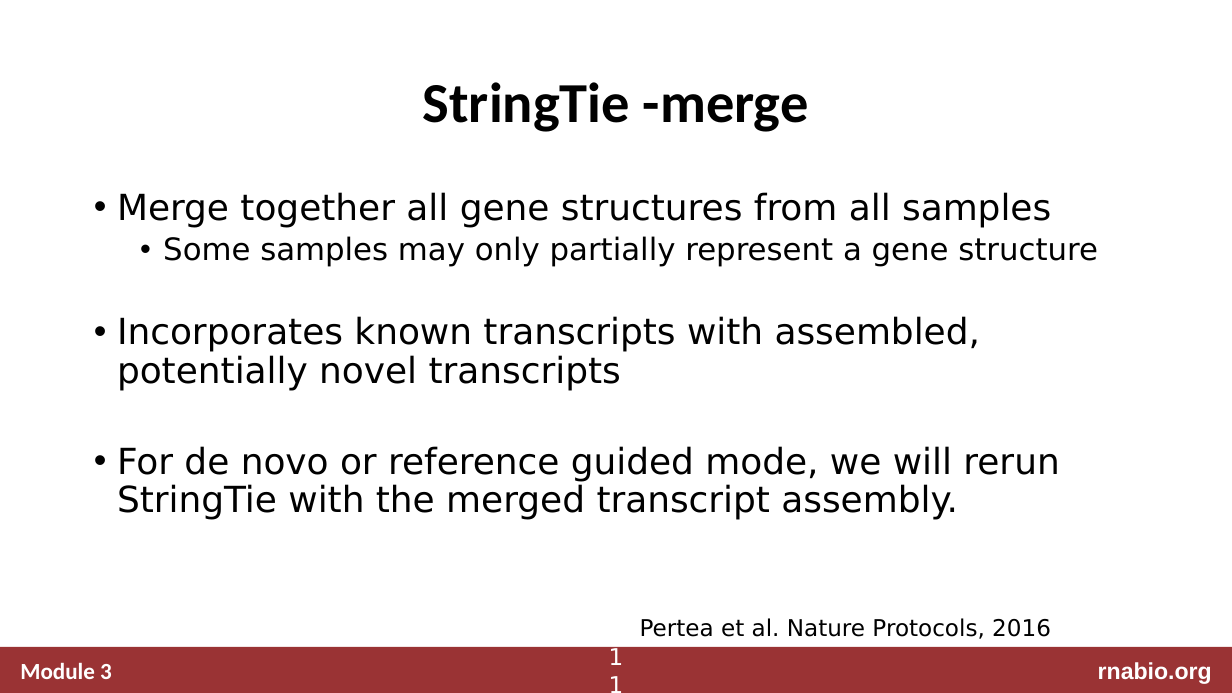
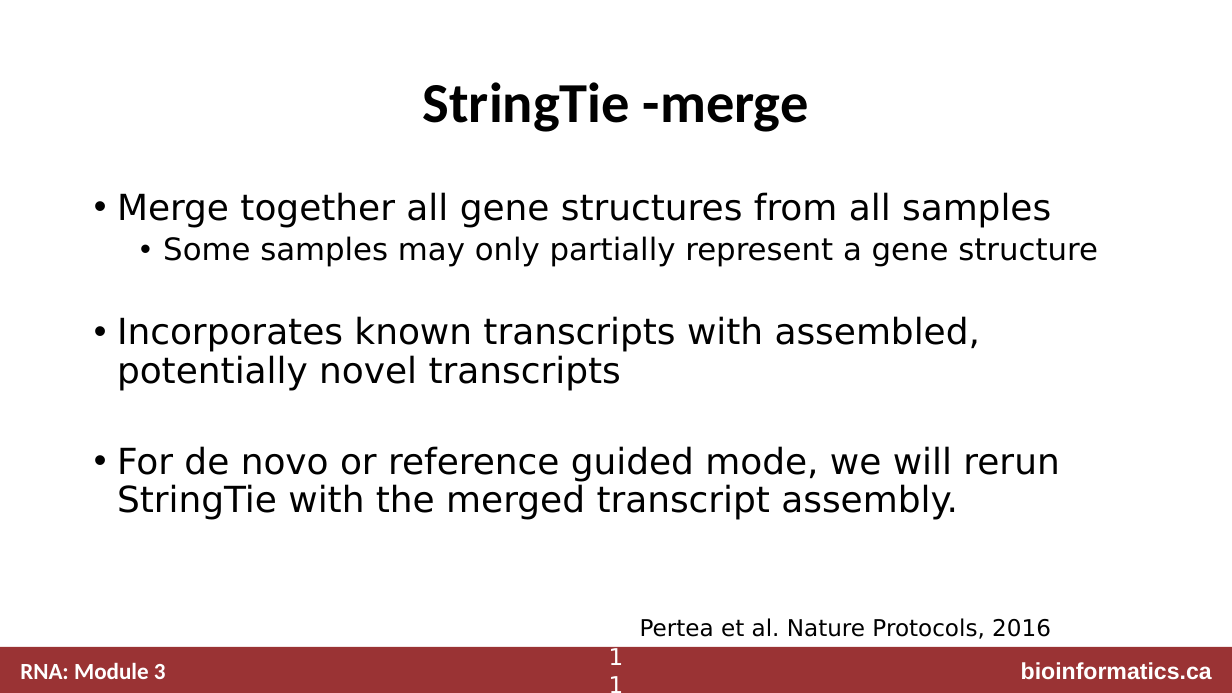
Before and after one commit to griffithlab/rnabio.org, a slide deck: slide 11 of assets/lectures/cbw/2021/mini/RNASeq_MiniLecture_03_01_AbundanceEstimation.pptx. Drawn at 1232x693 pixels with LibreOffice and Linux fonts; fonts in the diff are those of the drawing. Boxes give left, top, right and bottom in pixels: in the first picture for what was removed or moved away, otherwise in the second. Text is boxed around its words. In the diff, an @@ line names an element or a change of style, - is before the commit and + after.

```diff
--- a/assets/lectures/cbw/2021/mini/RNASeq_MiniLecture_03_01_AbundanceEstimation.pptx
+++ b/assets/lectures/cbw/2021/mini/RNASeq_MiniLecture_03_01_AbundanceEstimation.pptx
@@ text at box(20, 662, 166, 679): text changed @@
-Module 3
+RNA: Module 3
@@ text at box(1021, 662, 1212, 679): text changed @@
-rnabio.org
+bioinformatics.ca
```
Also in this commit, not shown: 12 other slides changed, 29 other files.
